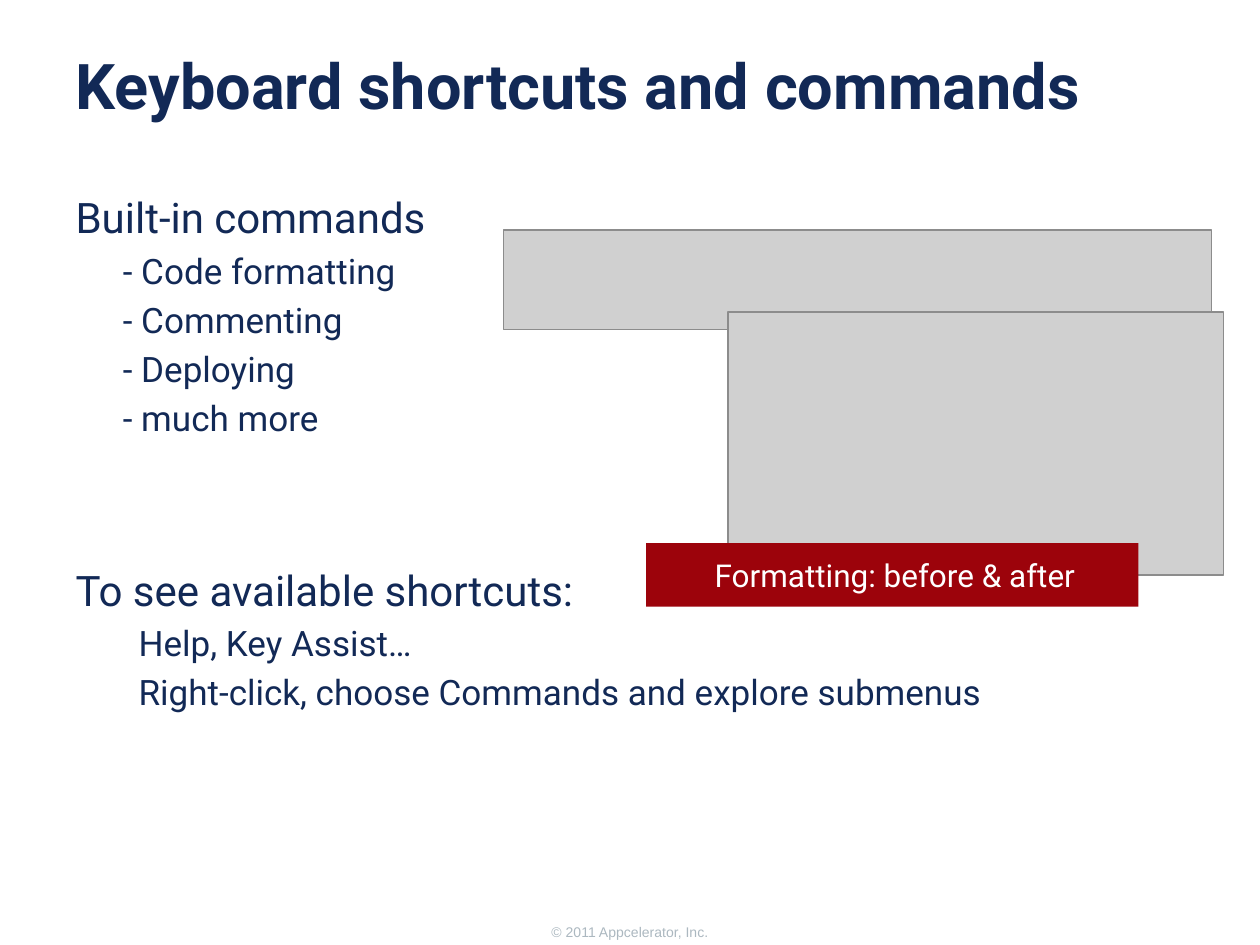
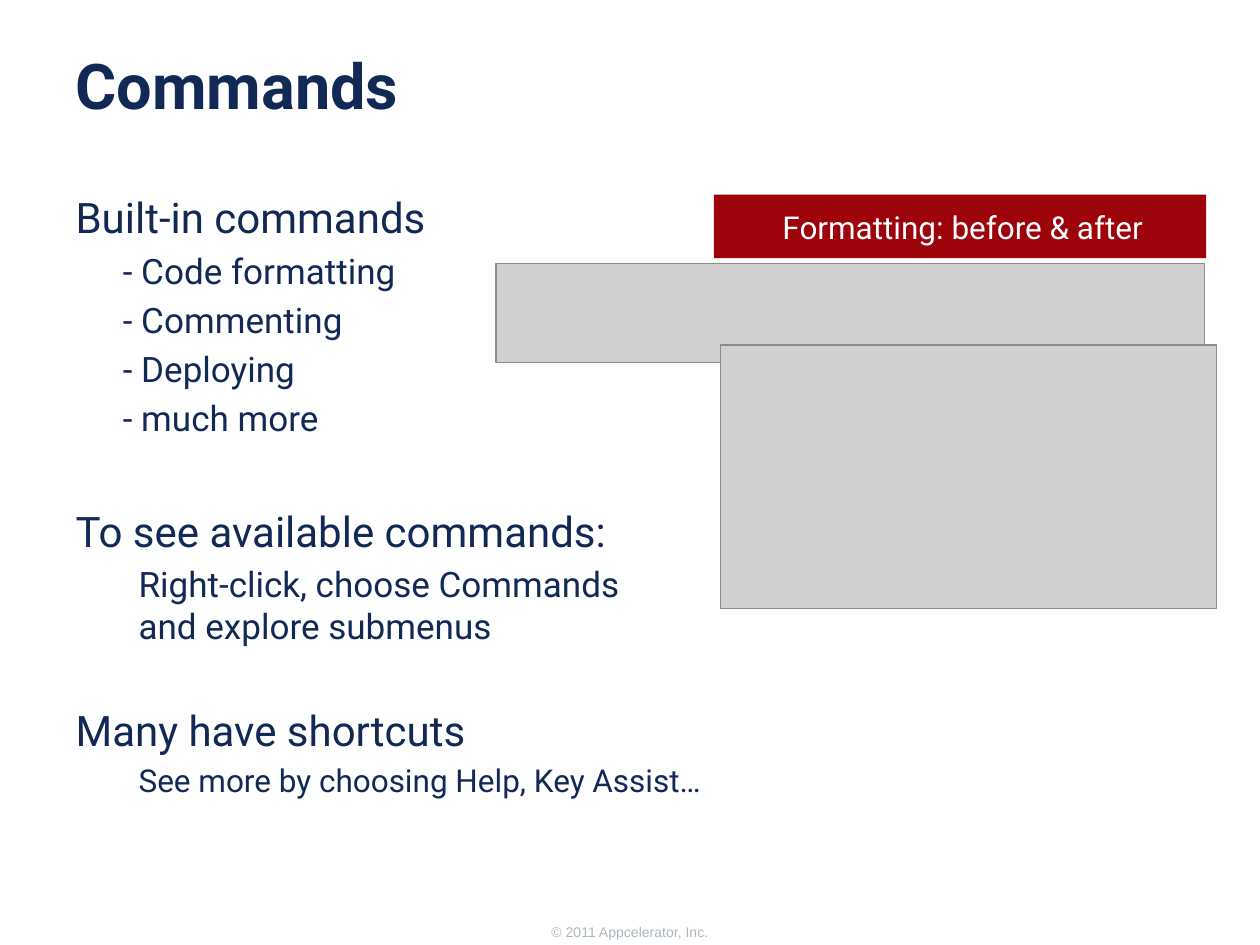
Before and after one commit to appcelerator-forks/appcelerator-training.tcmd_certification, a slide deck: slide 19 of 300/300.pptx (slide 18 before the commit). Drawn at 1260x945 pixels with LibreOffice and Linux fonts; fonts in the diff are those of the drawing; grey boxes stand for pictures; background and template pictures are left out. Boxes give left, top, right and bottom in pixels: in the first picture for what was removed or moved away, otherwise in the second. Text is boxed around its words. In the diff, an @@ line names an element or a change of style, - is before the commit and + after.

```diff
--- a/300/300.pptx
+++ b/300/300.pptx
@@ title at [76,61,399,110]: text changed @@
-Keyboard shortcuts and commands
+Commands
@@ rectangle "Formatting: before & after": place and size @@
-rectangle "Formatting: before & after" at [646,543,1139,606]
+rectangle "Formatting: before & after" at [714,195,1207,258]
@@ picture: place and size @@
-picture at [504,231,1212,330]
+picture at [496,263,1205,363]
@@ picture: place and size @@
-picture at [728,312,1223,576]
+picture at [721,345,1216,609]
@@ text at [76,515,606,548]: text changed @@
-To see available shortcuts:
-  Help, Key Assist…
+To see available commands:
@@ text at [76,714,700,799]: paragraphs added @@
+Many have shortcuts
+    See more by choosing Help, Key Assist…
```
Also in this commit, not shown: 5 slides added, 2 slides removed, 1 other file.
